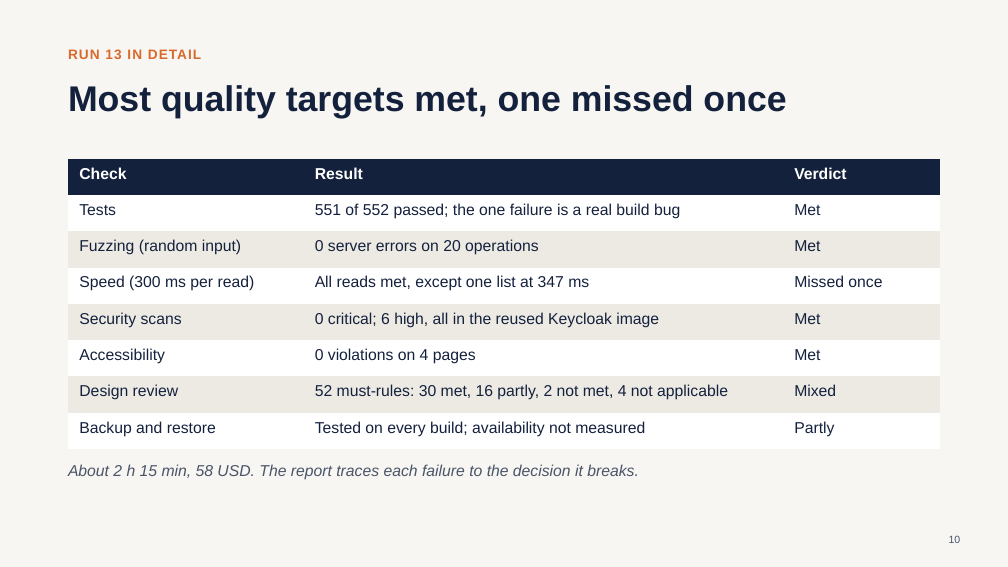
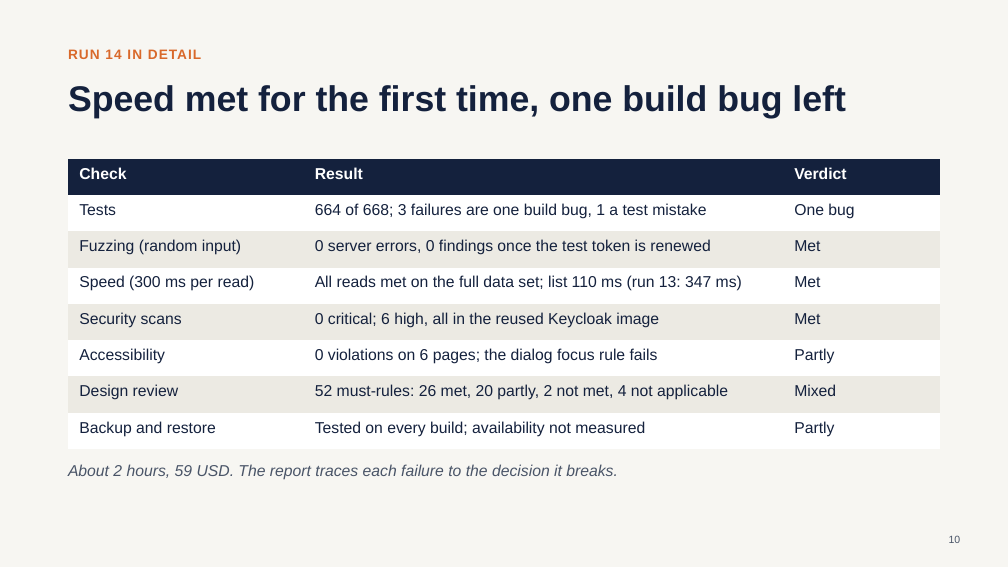
Before and after one commit to barrynauta/simpl-local, a slide deck: slide 10 of simpl-spec-factory/presentations/spec-factory-simpl.pptx. Drawn at 1008x567 pixels with LibreOffice and Linux fonts; fonts in the diff are those of the drawing. Boxes give left, top, right and bottom in pixels: in the first picture for what was removed or moved away, otherwise in the second. Text is boxed around its words. In the diff, an @@ line names an element or a change of style, - is before the commit and + after.

Commit message:
Run 14 follow-up checks (D158 test bug, fuzz with token refresh: 0 findings); Simpl deck to run 14

```diff
--- a/simpl-spec-factory/presentations/spec-factory-simpl.pptx
+++ b/simpl-spec-factory/presentations/spec-factory-simpl.pptx
@@ text at (x1=68, y1=49, x2=201, y2=59): text changed @@
-RUN 13 IN DETAIL
+RUN 14 IN DETAIL
@@ title at (x1=68, y1=85, x2=845, y2=118): text changed @@
-Most quality targets met, one missed once
+Speed met for the first time, one build bug left
@@ table at (x1=68, y1=159, x2=940, y2=441) @@
-row 2, column 2: 551 of 552 passed; the one failure is a real build bug
+row 2, column 2: 664 of 668; 3 failures are one build bug, 1 a test mistake
-row 2, column 3: Met
+row 2, column 3: One bug
-row 3, column 2: 0 server errors on 20 operations
+row 3, column 2: 0 server errors, 0 findings once the test token is renewed
-row 4, column 2: All reads met, except one list at 347 ms
+row 4, column 2: All reads met on the full data set; list 110 ms (run 13: 347 ms)
-row 4, column 3: Missed once
+row 4, column 3: Met
-row 6, column 2: 0 violations on 4 pages
+row 6, column 2: 0 violations on 6 pages; the dialog focus rule fails
-row 6, column 3: Met
+row 6, column 3: Partly
-row 7, column 2: 52 must-rules: 30 met, 16 partly, 2 not met, 4 not applicable
+row 7, column 2: 52 must-rules: 26 met, 20 partly, 2 not met, 4 not applicable
@@ text at (x1=68, y1=464, x2=618, y2=479): text changed @@
-About 2 h 15 min, 58 USD. The report traces each failure to the decision it breaks.
+About 2 hours, 59 USD. The report traces each failure to the decision it breaks.
```
Also in this commit, not shown: 6 other slides changed, 3 other files.
